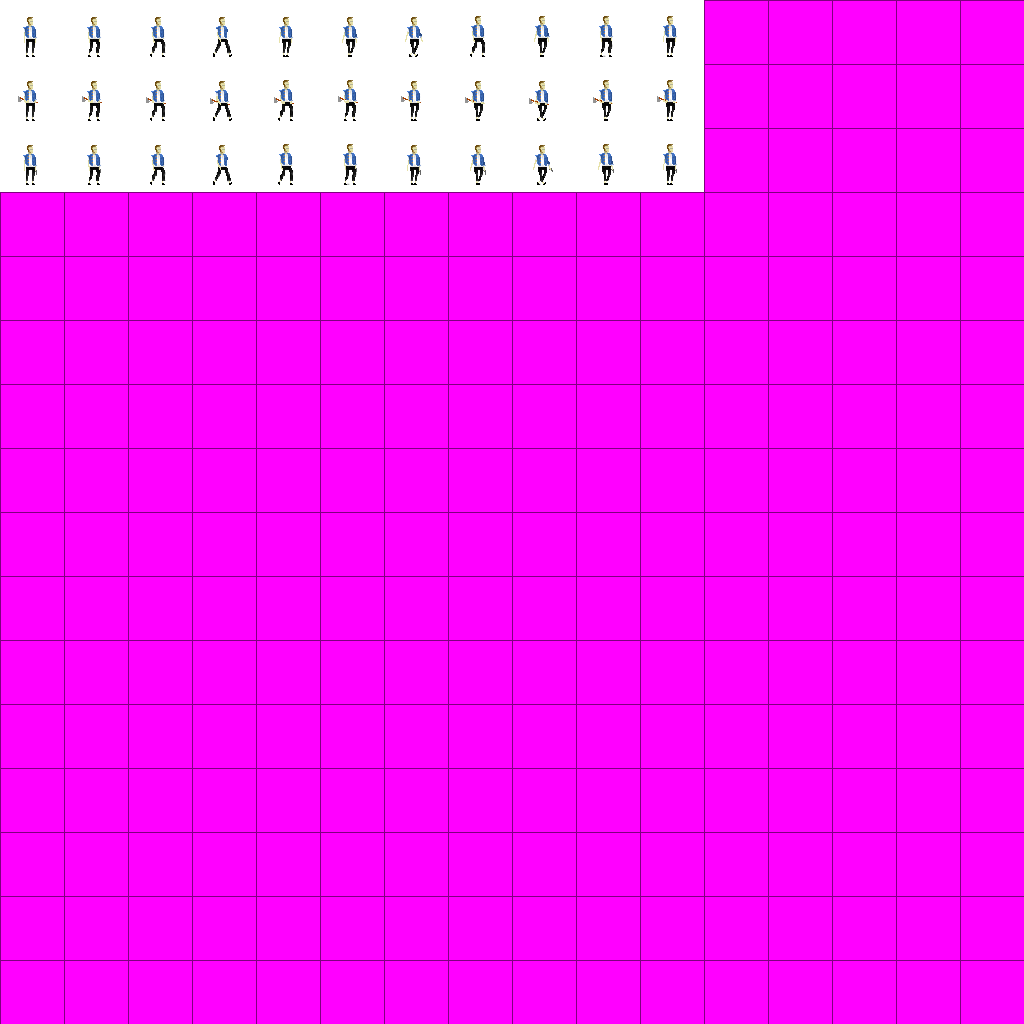
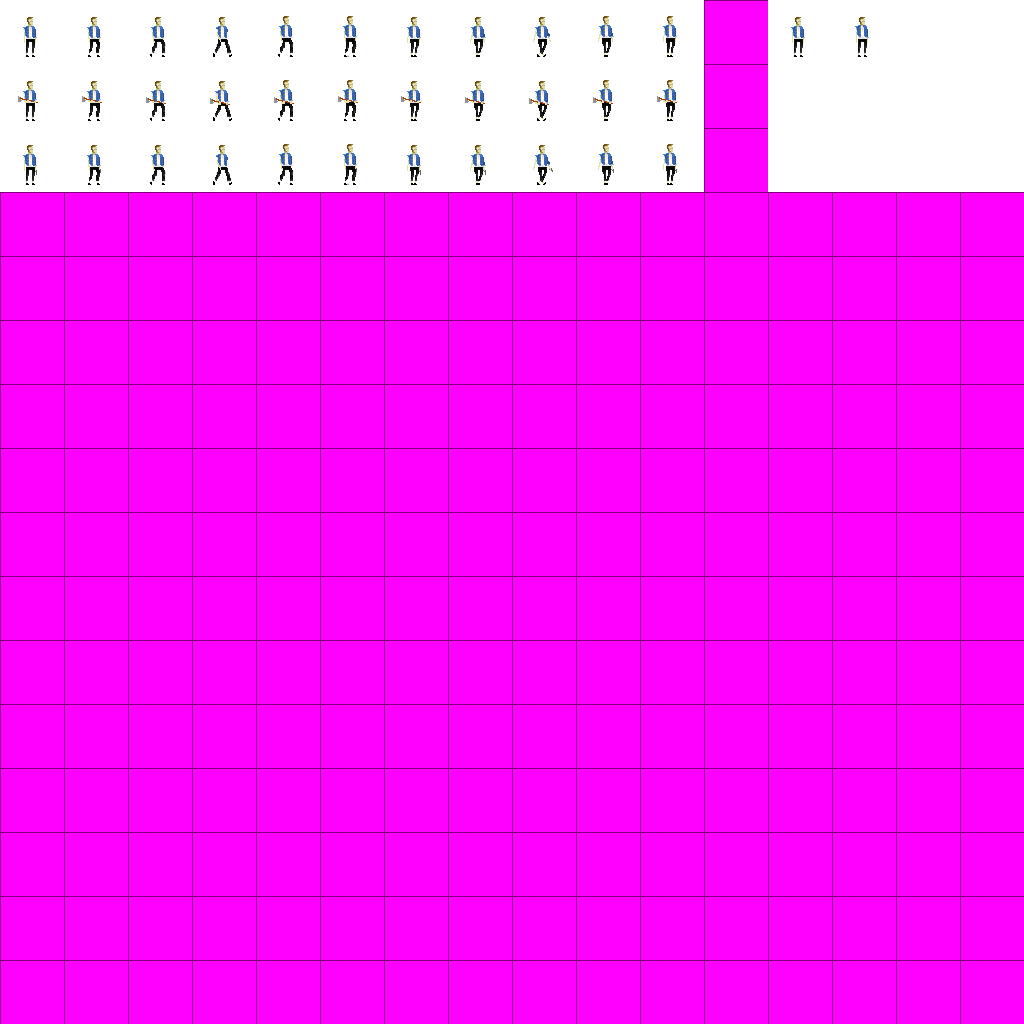
Layers edited between the first and the second 1024 x 1024 image:
added group "Idle" with 2 layers above "Guide" over <box>791,17,870,58</box>
added layer "Dirk copy 3" in group "Idle" over <box>855,17,870,58</box>
added layer "Dirk copy 2" in group "Idle" over <box>791,17,806,58</box>
renamed "Walk" to "Walk2R", moved it above "2h2R" over <box>278,16,614,57</box>
renamed "Layer 3" to "Walkers", painted on it over <box>278,16,614,57</box>
moved "Aaxe" above "Layer 5 copy" over <box>24,99,676,105</box>
moved "Layer 5 copy" above "Walkwith2h" over <box>218,101,228,105</box>
painted on "Layer 0" over <box>768,0,1024,192</box>
